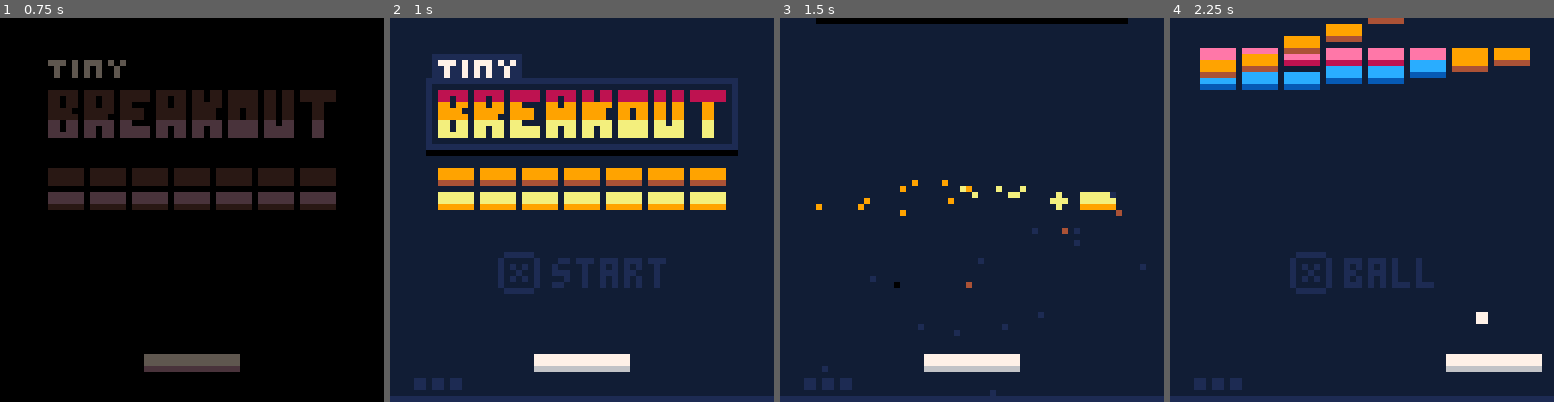
Above: before the commit, frames 1-4 (left to right).
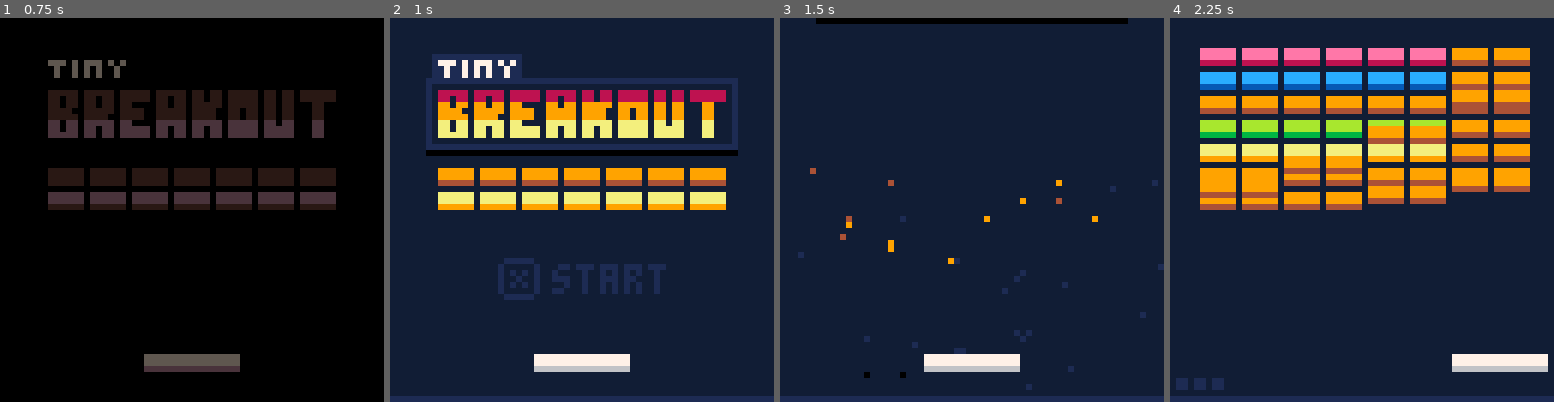
Above: after the commit, the same moments.

Repository: kevinthompson/tiny-breakout-p8
Game: PICO-8 cartridge main.p8
The game is run twice, just before and just after one commit, with the same random seed, the same clock (stepped at 60 frames per second) and the same inputs.
Inputs:
- Up to frame 1 (0.75 s): tap X (X key) at 0.33 s; tap O (Z key) at 0.7 s
- Up to frame 2 (1 s): no input
- Up to frame 3 (1.5 s): tap X (X key) at 1.07 s
- Up to frame 4 (2.25 s): hold Right 1.6-2.1 s; tap O (Z key) at 1.7, 2.1 s; tap X (X key) at 1.85 s; hold Up from 2.15 s (still down)

Frame 1 is identical in both runs. In frame 2, 2.2% of the frame differs, in the area x 6-72%, y 60-97%; in frame 3, 2.4%; in frame 4, 25%, in the area x 1-99%, y 0-97%.

Commit message:
animated ball spawning

Diff:
--- a/main.p8
+++ b/main.p8
@@ -20,12 +20,13 @@
 #include scripts/scenes/game.lua
 #include scripts/scenes/game_over.lua
 
-#include scripts/entities/rectangle.lua
+#include scripts/entities/block.lua
 #include scripts/entities/brick.lua
 #include scripts/entities/paddle.lua
 #include scripts/entities/wall.lua
 #include scripts/entities/ball.lua
 #include scripts/entities/particle.lua
+#include scripts/entities/life.lua
 
 #include scripts/main.lua
 
--- a/scripts/entities/ball.lua
+++ b/scripts/entities/ball.lua
@@ -1,9 +1,12 @@
 ball = entity:extend({
+  layer = 3,
   width = 2,
   height = 2,
   speed = 0.25,
   min_speed = 0.2,
   max_speed = 0.8,
+  active = false,
+  sy = 3,
 
   collides_with = {
     paddle,
@@ -12,17 +15,16 @@
   },
 
   after_init = function(_ENV)
-    vy = -speed
-    vx = speed
+    _ENV:reset()
   end,
 
   before_update = function(_ENV)
-    vx = sgn(vx) * speed
-    vy = sgn(vy) * speed
-  end,
-
-  draw = function(_ENV)
-    rectfill(x, y, x + width - 1, y + height - 1, 7)
+    if vx == 0 and vy == 0 then
+      x = player.x + player.width / 2 - 1
+    else
+      vx = sgn(vx) * speed
+      vy = sgn(vy) * speed
+    end
   end,
 
   on_collide = function(_ENV, other, axis)
@@ -47,5 +49,21 @@
     else
       sfx(0)
     end
+  end,
+
+  launch = function(_ENV)
+    vy = -speed
+    vx = speed
+    active = true
+  end,
+
+  reset = function(_ENV)
+    _ENV.color = 7
+    vx = 0
+    vy = 0
+    x = player.x + player.width \ 2 - 1
+    y = player.y - 3
+    sy = 3
+    active = false
   end
 })
--- a/scripts/entities/rectangle.lua
+++ b/scripts/entities/block.lua
@@ -1,4 +1,4 @@
-rectangle = entity:extend({
+block = entity:extend({
   width = 8,
   height = 4,
 
@@ -15,19 +15,19 @@
     if oy != 0 then
       async(function()
         local iy = oy
-        local frames = 30
+        local frames = 15
 
         wait(delay)
 
         for i = 1, frames do
-          oy = lerp(iy, 0, 1-((i/frames) - 1)^2)
+          oy = lerp(iy, 0, 1 - ((i/frames) - 1)^2)
           yield()
         end
       end)
     end
   end,
 
-  before_draw = function(_ENV)
+  draw_shape = function(_ENV)
     local x2 = x + width - 1
     local y2 = oy + y + height - 1
     rectfill(x, oy + y, x2, y2 - 1, primary_color)
--- a/scripts/entities/brick.lua
+++ b/scripts/entities/brick.lua
@@ -1,4 +1,4 @@
-brick = rectangle:extend({
+brick = block:extend({
   solid = true,
   width = 6,
   height = 3,
--- /dev/null
+++ b/scripts/entities/life.lua
@@ -0,0 +1,22 @@
+life = entity:extend({
+  width = 2,
+  height = 2,
+  y = 60,
+  sy = 3,
+  delay = 0,
+
+  after_init = function(_ENV)
+    async(function()
+      wait(delay)
+
+      for i = 1,15 do
+        sy = lerp(3, 0, (i/15)^2)
+        yield()
+      end
+    end)
+  end,
+
+  draw = function(_ENV)
+    rectfill(x + sx, y + sy, x + sx + width - 1, y + sy + height - 1, 1)
+  end
+})
--- a/scripts/entities/paddle.lua
+++ b/scripts/entities/paddle.lua
@@ -1,4 +1,5 @@
-paddle = rectangle:extend({
+paddle = block:extend({
+  layer = 4,
   x = 24,
   y = 52,
   speed = 0.2,
@@ -15,7 +16,7 @@
   end,
 
   after_update = function(_ENV)
-    x = mid(2, x, 62 - width)
+    x = mid(1, x, 63 - width)
     vx = mid(-1, vx, 1)
   end,
 })
--- a/scripts/entities/particle.lua
+++ b/scripts/entities/particle.lua
@@ -1,4 +1,5 @@
 particle = entity:extend({
+  layer = 2,
   color = 7,
   frames = 30,
   radius = 0,
--- a/scripts/entities/wall.lua
+++ b/scripts/entities/wall.lua
@@ -1,3 +1,4 @@
 wall = entity:extend({
   solid = true,
+  draw = _noop
 })
--- a/scripts/entity.lua
+++ b/scripts/entity.lua
@@ -28,6 +28,7 @@
   collides_with = {}, -- classes to collide with
 
   -- drawing
+  color = 7,
   flip = false,
   sx = 0,
   sy = 0,
@@ -85,10 +86,19 @@
     if (flashing) pal(split"7,7,7,7,7,7,7,7,7,7,7,7,7,7,7,7")
 
     _ENV:before_draw()
-    if (sprite) spr(sprite, x + sx, y + sy, 1, 1, flip)
+    if sprite then
+      spr(sprite, x + sx, y + sy, 1, 1, flip)
+    else
+      _ENV:draw_shape()
+    end
+
     _ENV:after_draw()
 
     if (flashing) pal(split"1,2,3,4,5,6,7,8,9,10,11,12,13,14,15,0")
+  end,
+
+  draw_shape = function(_ENV)
+    rectfill(x + sx, y + sy, x + sx + width - 1, y + sy + height - 1, _ENV.color)
   end,
 
   destroy = function(_ENV)
--- a/scripts/main.lua
+++ b/scripts/main.lua
@@ -7,7 +7,6 @@
 
 -- setup global references
 global = _ENV
-global.level = 1
 
 -- configure fade transition
 custom_transition_table = [[
@@ -34,7 +33,7 @@
 
 -- initialize cartridge
 function _init()
-	scene:load(splash_scene)
+	scene:load(splash)
 
   -- find levels from first sprite page
   levels = {{},{},{}} -- 3 groups; easy, medium, hard
@@ -60,6 +59,8 @@
 
 -- update current scene
 function _update60()
+  show_flashing = flr(t() * 2) % 2 == 0
+
   entity:each("update")
   sort(entity.objects, "sort")
 
--- a/scripts/scenes/game.lua
+++ b/scripts/scenes/game.lua
@@ -1,8 +1,18 @@
-game_scene = scene:extend({
+game = scene:extend({
   init = function(_ENV)
-    difficulty = 1
-    lives = 3
-    _ENV:load_level(rnd(levels[difficulty]))
+    difficulty = 0
+
+    -- life entities (for animation)
+    for i = 0, 2 do
+      local l = life({
+        x = 1 + i * 3,
+        y = 60,
+        delay = i * 5
+      })
+    end
+
+    -- load level
+    _ENV:load_next_level()
 
     -- create walls
     wall({ x = -1, y = 0, width = 1, height = 64 })
@@ -28,64 +38,108 @@
   end,
 
   update = function(_ENV)
-    -- launch ball
-    if #ball.objects == 0 and btnp(5) then
-      ball({
-        x = player.x + player.width \ 2,
-        y = player.y - 2,
-      })
-    end
-
-    for b in all(ball.objects) do
-      -- destroy ball off screen
-      if not aabb(b, screen) then
-        b:destroy()
-        lives -= 1
-        screen:shake(2, 3)
-        sfx(4)
-      end
-    end
-
-    -- load level when lives run out
-    if lives <= 0 then
-      -- todo: game over scene
-      _ENV:init()
-    end
+    if (loading) return
 
     -- all bricks cleared
     if #brick.objects == 0 then
-      -- todo: level cleared
-      ball:each("destroy")
+      global.loading = true
 
-      if difficulty < 3 then
-        difficulty += 1
-        _ENV:load_level(rnd(levels[difficulty]))
-      else
-        -- todo win scene
+      async(function()
+        -- fade ball out
+        for c in all(split("6,12,13,1,5")) do
+          current_ball.color = c
+          yield()
+        end
+
+        -- reset ball attributes
+        current_ball:reset()
+
+        -- load next level
+        if difficulty < 3 then
+          _ENV:load_next_level()
+        else
+          -- todo win scene
+        end
+      end)
+    elseif current_ball then
+      -- launch ball
+      if not current_ball.active
+      and btnp(5) then
+        current_ball:launch()
+      end
+
+      -- destroy ball off screen
+      if not aabb(current_ball, screen) then
+        current_ball:destroy()
+        current_ball = nil
+
+        screen:shake(2, 3)
+        sfx(4)
+
+        if #life.objects > 0 then
+          -- load next ball
+          _ENV:load_ball()
+        else
+          -- load game over scene
+          scene:load(game_over)
+        end
       end
     end
   end,
 
   draw = function(_ENV)
     cls(5)
+    line(0, 63, 128, 63, 1)
 
     entity:each("draw")
 
     -- draw prompt
-    if not loading then
-      spr(71, 20, 39)
-      print("ball", 29, 40, 1)
+    if not loading
+    and current_ball
+    and not current_ball.active
+    and show_flashing then
+      spr(71, 20, 40)
+      print("play", 29, 41, 1)
     end
+  end,
 
-    draw_lives()
-    line(0, 63, 128, 63, 1)
+  load_ball = function(_ENV)
+    global.loading = true
+    local frames = 15
+
+    if (current_ball) current_ball:reset()
+
+    async(function()
+      if not current_ball then
+        local current_life = life.objects[#life.objects]
+        current_ball = ball()
+
+        for i = 1, frames do
+          current_life.sy = lerp(0, 3, (i / frames)^2)
+          yield()
+        end
+
+        current_life:destroy()
+      end
+
+      for i = 1, frames do
+        current_ball.sy = lerp(3, 0,  1 - ((i/frames) - 1)^2)
+        yield()
+      end
+
+      global.loading = false
+    end)
+  end,
+
+  load_next_level = function(_ENV)
+    difficulty += 1
+    _ENV:load_level(rnd(levels[difficulty]))
   end,
 
   load_level = function(_ENV, id)
     -- create bricks from sprite
     local sx = (id % 16) * 8
     local sy = (id \ 16) * 8
-    local i = 0
 
     for y = sy, sy + 7 do
       for x = sx, sx + 7 do
@@ -96,13 +150,18 @@
             x = 33 - (brick.width + 1) * 4 + (x - sx) * (brick.width + 1),
             y = 5 + (y - sy) * (brick.height + 1),
             oy = -128,
-            delay = i,
+            delay = #brick.objects/2,
             primary_color = pixel_color
           })
-          i += 1
         end
       end
     end
+
+    -- delay on loading based on brick count
+    async(function()
+      wait(15 + #brick.objects / 2)
+      _ENV:load_ball()
+    end)
 
     -- reset ball speed
     ball.speed = ball.min_speed
--- a/scripts/scenes/game_over.lua
+++ b/scripts/scenes/game_over.lua
@@ -1,4 +1,4 @@
-game_over_scene = scene:extend({
+game_over = scene:extend({
   init = function(_ENV)
   end,
 
--- a/scripts/scenes/splash.lua
+++ b/scripts/scenes/splash.lua
@@ -1,4 +1,4 @@
-splash_scene = scene:extend({
+splash = scene:extend({
   init = function(_ENV)
     transition.transition_table = [[
       0,0,0,0,0,0,0,0,0,0,0,0,0,0,0
@@ -46,7 +46,7 @@
     loading = true
     transition(function()
       transition.transition_table = custom_transition_table or transition.default_transition_table
-      scene:load(title_scene)
+      scene:load(title)
     end)
   end
 })
--- a/scripts/scenes/title.lua
+++ b/scripts/scenes/title.lua
@@ -1,4 +1,4 @@
-title_scene = scene:extend({
+title = scene:extend({
   init = function(_ENV)
     entity:each("destroy")
     logo_y = 6
@@ -9,7 +9,6 @@
       brick({ x = x, y = y, primary_color = i > 7 and 10 or 9 })
     end
 
-    global.lives = 3
     global.player = paddle({ x = 24, y = 56 })
   end,
 
@@ -18,9 +17,10 @@
     if not loading and btn(5) then
       loading = true
       async(function()
-        for b in all(brick.objects) do
-          b:destroy()
-          wait(2)
+        while(#brick.objects > 0) do
+          rnd(brick.objects):destroy()
+          wait(1)
+          sfx(3)
         end
       end)
 
@@ -30,7 +30,7 @@
           yield()
         end
 
-        scene:load(game_scene)
+        scene:load(game)
       end)
     end
   end,
@@ -46,19 +46,11 @@
     entity:each("draw")
 
     -- draw prompt
-    if not loading then
-      spr(71, 18, 39)
-      print("start", 27, 40, 1)
+    if not loading and show_flashing  then
+      spr(71, 18, 40)
+      print("start", 27, 41, 1)
     end
 
-    draw_lives()
     line(0, 63, 128, 63, 1)
   end
 })
-
-draw_lives = function()
-  for i = 1, global.lives do
-    local x = 4 + (i - 1) * 3
-    rectfill(x, 60, x + 1, 61 , 1)
-  end
-end
--- a/scripts/transition.lua
+++ b/scripts/transition.lua
@@ -1,10 +1,13 @@
 
 transition = class:extend({
   __call = function(_ENV, callback)
+    global.loading = true
     callback = callback or _noop
     transition:fade_out(function()
       callback()
-      transition:fade_in()
+      transition:fade_in(function()
+        global.loading = false
+      end)
     end)
   end,
 
